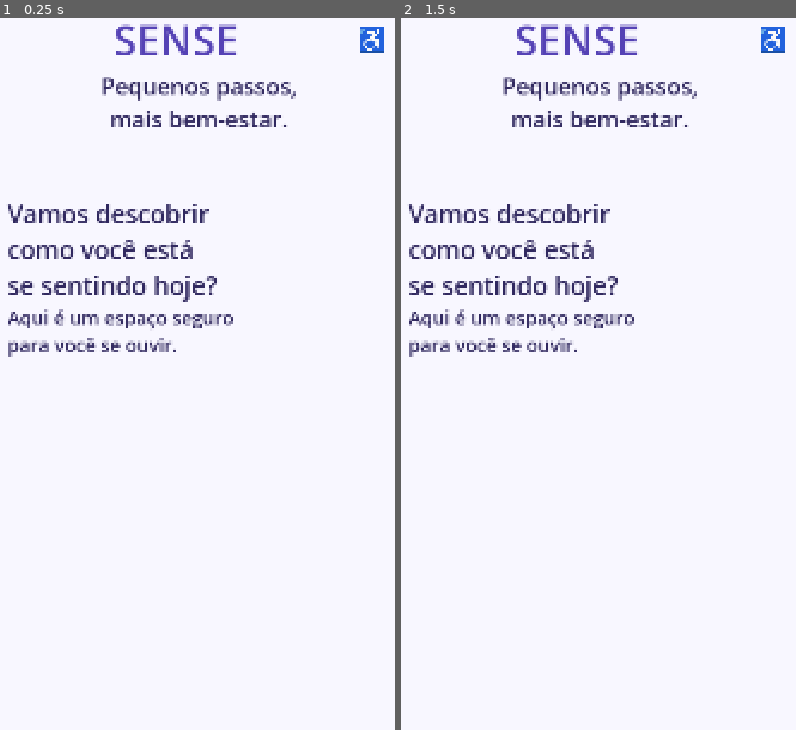
Above: before the commit, frames 1-2 (left to right).
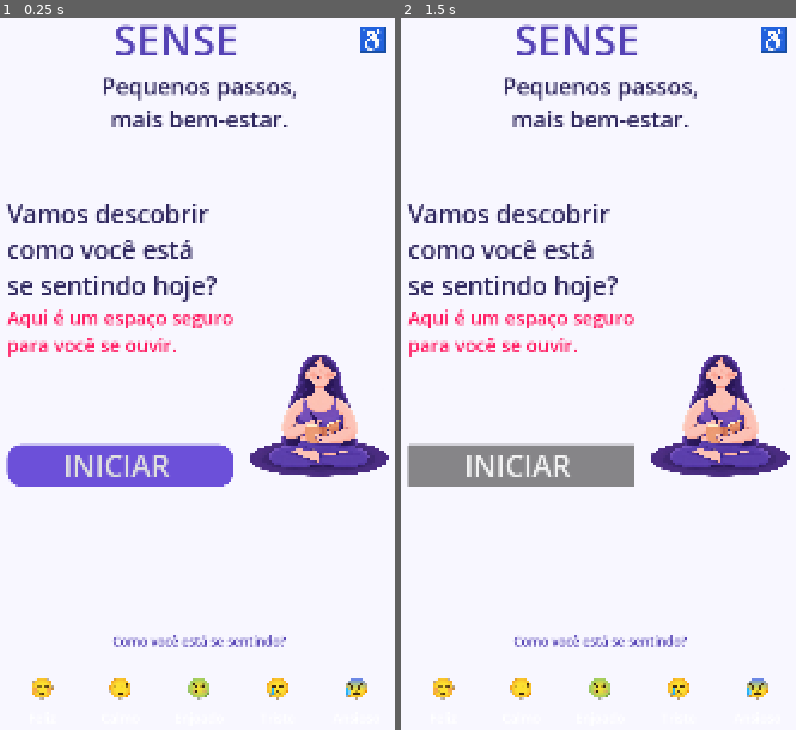
Above: after the commit, the same moments.

Repository: paulo11r/sense
Game: Godot game, scene res://cenas/telas/Menu.tscn
The game is run twice, just before and just after one commit, with the same random seed, the same clock (stepped at 60 frames per second) and the same inputs. The project has no main scene, so this scene is started directly.
Inputs (mouse positions are in pixels of both pictures, inside the frame that each line leads up to):
- Up to frame 1 (0.25 s): no input
- Up to frame 2 (1.5 s): click (519, 466) at 0.5 s, where only the run after the commit has a clickable "INICIAR"; click (519, 466) at 1.25 s, where only the run after the commit has a clickable "INICIAR"

The runs differ from the first frame. In frame 1, 10% of the frame differs, in the area x 1-99%, y 1-96%; in frame 2, 10%.

Commit message:
atualizações da tela inicial

Diff:
--- a/cenas/telas/Menu.tscn
+++ b/cenas/telas/Menu.tscn
@@ -1,4 +1,6 @@
 [gd_scene format=3 uid="uid://bmmikc7l5sdkx"]
+
+[ext_resource type="Texture2D" uid="uid://1ilhbw4yhgpp" path="res://recursos/imagens/imagens.acessibility.png" id="1_um1n5"]
 
 [sub_resource type="Theme" id="Theme_2i17p"]
 
@@ -27,6 +29,16 @@
 corner_radius_bottom_left = 24
 shadow_size = 8
 shadow_offset = Vector2(0, 4)
+
+[sub_resource type="StyleBoxFlat" id="StyleBoxFlat_q0i6t"]
+bg_color = Color(0.42352942, 0.3137255, 0.8509804, 1)
+corner_radius_top_left = 35
+corner_radius_top_right = 35
+corner_radius_bottom_right = 35
+corner_radius_bottom_left = 35
+
+[sub_resource type="StyleBoxFlat" id="StyleBoxFlat_2i17p"]
+bg_color = Color(0.5764706, 0.5764706, 0.5764706, 0)
 
 [node name="Menu" type="Control" unique_id=862536870]
 layout_mode = 3
@@ -116,10 +128,15 @@
 layout_mode = 2
 
 [node name="Hero" type="HBoxContainer" parent="SafeArea/MainColumn" unique_id=1148704014]
-layout_mode = 2
+custom_minimum_size = Vector2(0, 500)
+layout_mode = 2
+size_flags_vertical = 3
+theme_override_constants/separation = 30
 
 [node name="HeroText" type="VBoxContainer" parent="SafeArea/MainColumn/Hero" unique_id=964514094]
-layout_mode = 2
+custom_minimum_size = Vector2(430, 0)
+layout_mode = 2
+size_flags_horizontal = 3
 
 [node name="Question" type="Label" parent="SafeArea/MainColumn/Hero/HeroText" unique_id=2012105958]
 layout_mode = 2
@@ -131,7 +148,147 @@
 
 [node name="Label" type="Label" parent="SafeArea/MainColumn/Hero/HeroText" unique_id=460065713]
 layout_mode = 2
-theme_override_colors/font_color = Color(0.1882353, 0.15686275, 0.37254903, 1)
+theme_override_colors/font_color = Color(1, 0.09411765, 0.37254903, 1)
 theme_override_font_sizes/font_size = 45
 text = "Aqui é um espaço seguro
 para você se ouvir."
+
+[node name="ButtonSpacer" type="Control" parent="SafeArea/MainColumn/Hero/HeroText" unique_id=1821021248]
+custom_minimum_size = Vector2(0, 200)
+layout_mode = 2
+
+[node name="StartButton" type="Button" parent="SafeArea/MainColumn/Hero/HeroText" unique_id=1939076010]
+custom_minimum_size = Vector2(0, 100)
+layout_mode = 2
+theme_override_font_sizes/font_size = 70
+theme_override_styles/normal = SubResource("StyleBoxFlat_q0i6t")
+text = "INICIAR "
+
+[node name="Illustraction" type="TextureRect" parent="SafeArea/MainColumn/Hero" unique_id=1281101169]
+custom_minimum_size = Vector2(350, 450)
+layout_mode = 2
+texture = ExtResource("1_um1n5")
+expand_mode = 1
+stretch_mode = 5
+
+[node name="MoodCard" type="PanelContainer" parent="SafeArea/MainColumn" unique_id=1368236256]
+layout_mode = 2
+theme_override_styles/panel = SubResource("StyleBoxFlat_2i17p")
+
+[node name="MoodRow" type="HBoxContainer" parent="SafeArea/MainColumn/MoodCard" unique_id=1476543984]
+layout_mode = 2
+
+[node name="FeelingsPreview" type="VBoxContainer" parent="SafeArea/MainColumn/MoodCard/MoodRow" unique_id=1072463338]
+custom_minimum_size = Vector2(0, 270)
+layout_mode = 2
+size_flags_horizontal = 3
+theme_override_constants/separation = 20
+
+[node name="PreviewTitle" type="Label" parent="SafeArea/MainColumn/MoodCard/MoodRow/FeelingsPreview" unique_id=190467910]
+custom_minimum_size = Vector2(0, 55)
+layout_mode = 2
+theme_override_colors/font_color = Color(0.33333334, 0.25882354, 0.70980394, 1)
+theme_override_font_sizes/font_size = 30
+text = "Como você está se sentindo?"
+horizontal_alignment = 1
+
+[node name="EmotionsRow" type="HBoxContainer" parent="SafeArea/MainColumn/MoodCard/MoodRow/FeelingsPreview" unique_id=1020676145]
+custom_minimum_size = Vector2(0, 180)
+layout_mode = 2
+size_flags_vertical = 3
+theme_override_constants/separation = 20
+
+[node name="Happy" type="VBoxContainer" parent="SafeArea/MainColumn/MoodCard/MoodRow/FeelingsPreview/EmotionsRow" unique_id=1961989412]
+custom_minimum_size = Vector2(150, 170)
+layout_mode = 2
+size_flags_horizontal = 3
+
+[node name="Icon" type="Label" parent="SafeArea/MainColumn/MoodCard/MoodRow/FeelingsPreview/EmotionsRow/Happy" unique_id=382145595]
+custom_minimum_size = Vector2(0, 105)
+layout_mode = 2
+theme_override_font_sizes/font_size = 60
+text = "😊"
+horizontal_alignment = 1
+vertical_alignment = 1
+
+[node name="Name" type="Label" parent="SafeArea/MainColumn/MoodCard/MoodRow/FeelingsPreview/EmotionsRow/Happy" unique_id=1359781584]
+layout_mode = 2
+theme_override_font_sizes/font_size = 30
+text = "Feliz"
+horizontal_alignment = 1
+
+[node name="Calm" type="VBoxContainer" parent="SafeArea/MainColumn/MoodCard/MoodRow/FeelingsPreview/EmotionsRow" unique_id=238396102]
+custom_minimum_size = Vector2(150, 170)
+layout_mode = 2
+size_flags_horizontal = 3
+
+[node name="Icon" type="Label" parent="SafeArea/MainColumn/MoodCard/MoodRow/FeelingsPreview/EmotionsRow/Calm" unique_id=305896189]
+custom_minimum_size = Vector2(0, 105)
+layout_mode = 2
+theme_override_font_sizes/font_size = 60
+text = "😌"
+horizontal_alignment = 1
+vertical_alignment = 1
+
+[node name="Name" type="Label" parent="SafeArea/MainColumn/MoodCard/MoodRow/FeelingsPreview/EmotionsRow/Calm" unique_id=97964288]
+layout_mode = 2
+theme_override_font_sizes/font_size = 30
+text = "Calmo"
+horizontal_alignment = 1
+
+[node name="Nauseous" type="VBoxContainer" parent="SafeArea/MainColumn/MoodCard/MoodRow/FeelingsPreview/EmotionsRow" unique_id=890698204]
+custom_minimum_size = Vector2(150, 170)
+layout_mode = 2
+size_flags_horizontal = 3
+
+[node name="Icon" type="Label" parent="SafeArea/MainColumn/MoodCard/MoodRow/FeelingsPreview/EmotionsRow/Nauseous" unique_id=1454898092]
+custom_minimum_size = Vector2(0, 105)
+layout_mode = 2
+theme_override_font_sizes/font_size = 60
+text = "🤢"
+horizontal_alignment = 1
+vertical_alignment = 1
+
+[node name="Name" type="Label" parent="SafeArea/MainColumn/MoodCard/MoodRow/FeelingsPreview/EmotionsRow/Nauseous" unique_id=1822237502]
+layout_mode = 2
+theme_override_font_sizes/font_size = 30
+text = "Enjoado"
+horizontal_alignment = 1
+
+[node name="Sad" type="VBoxContainer" parent="SafeArea/MainColumn/MoodCard/MoodRow/FeelingsPreview/EmotionsRow" unique_id=1534736014]
+custom_minimum_size = Vector2(150, 170)
+layout_mode = 2
+size_flags_horizontal = 3
+
+[node name="Icon" type="Label" parent="SafeArea/MainColumn/MoodCard/MoodRow/FeelingsPreview/EmotionsRow/Sad" unique_id=1171627609]
+custom_minimum_size = Vector2(0, 105)
+layout_mode = 2
+theme_override_font_sizes/font_size = 60
+text = "😢"
+horizontal_alignment = 1
+vertical_alignment = 1
+
+[node name="Name" type="Label" parent="SafeArea/MainColumn/MoodCard/MoodRow/FeelingsPreview/EmotionsRow/Sad" unique_id=1070158925]
+layout_mode = 2
+theme_override_font_sizes/font_size = 30
+text = "Triste"
+horizontal_alignment = 1
+
+[node name="Anxious" type="VBoxContainer" parent="SafeArea/MainColumn/MoodCard/MoodRow/FeelingsPreview/EmotionsRow" unique_id=434567653]
+custom_minimum_size = Vector2(150, 170)
+layout_mode = 2
+size_flags_horizontal = 3
+
+[node name="Icon" type="Label" parent="SafeArea/MainColumn/MoodCard/MoodRow/FeelingsPreview/EmotionsRow/Anxious" unique_id=1718169528]
+custom_minimum_size = Vector2(0, 105)
+layout_mode = 2
+theme_override_font_sizes/font_size = 60
+text = "😰"
+horizontal_alignment = 1
+vertical_alignment = 1
+
+[node name="Name" type="Label" parent="SafeArea/MainColumn/MoodCard/MoodRow/FeelingsPreview/EmotionsRow/Anxious" unique_id=1082811259]
+layout_mode = 2
+theme_override_font_sizes/font_size = 30
+text = "Ansioso"
+horizontal_alignment = 1
Binary file added: recursos/imagens/imagens.acessibility.png
Not shown, changed: recursos/imagens/imagens.acessibility.png.import
Binary file removed: recursos/imagens/imagens_acessibility.jpg
